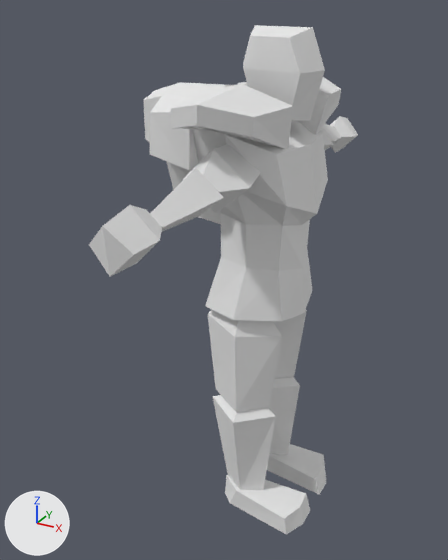
An edit to the Blender file game/models/player.blend, drawn before and after from the same camera.
Before and after are seen from a camera (50 mm lens) standing at (3.77, -8.73, 8.71) and looking at (-1.08, 0.09, 4.3). The lights are fixed; the arrows at lower left show +X, +Y and +Z.
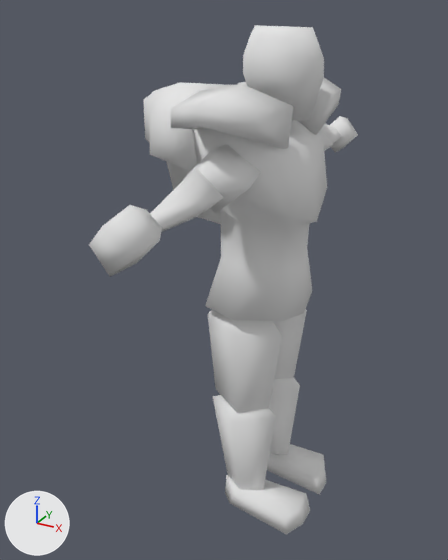
The change in detail:
me_cube is used by ob_cube; location (-0.38, 0.2, 0.0); rotation (0.0, 0.0, 1.571), in degrees (0, 0, 90); scale (0.659, 0.659, 0.659).
Verts and faces of me_cube; kept vertices keep their numbers, new ones are numbered from 308.
Before the commit, vertices of me_cube: 4 (1.36, 1.11, 9.5), 5 (1.31, -1.14, 9.21) at pixel (327, 179), 26 (1.62, 0.02, 9.57), 121 (-1.36, 1.11, 9.5), 122 (-1.31, -1.14, 9.21) at pixel (286, 206).
Before the commit, vertices of me_cube: 123 (0.0, 1.44, 9.56), 124 (0.0, -1.39, 8.71) at pixel (317, 213), 148 (-1.62, 0.02, 9.57).
me_cube had 308 vertices, 274 faces and spanned x -6.12..6.12, y -1.88..3.26, z 0.0..12.85.
me_cube now has 314 vertices, 280 faces and spans x -6.12..6.12, y -1.88..3.26, z 0.0..12.85.
Part 1, on me_cube:
Vertices 4, 5, 26, 121 to 124, 148 move by (0.0, 0.0, -0.2).
Part 2, on me_cube:
6 faces are deleted.
4 vertices in x -0.71..0.71, y -1.06..0.28, z 11.95..11.99 move by (0.0, 0.01, -0.1).
2 vertices move from x 0.0, y -1.35..0.65, z 11.97..12.05 to x 0.0, y -1.33..0.65, z 11.82..11.96.
6 vertices are added at (0.0, -1.32, 12.21), (0.0, 0.61, 12.31), (0.7, 0.29, 12.26), (0.68, -1.02, 12.22), (-0.7, 0.29, 12.26), (-0.68, -1.02, 12.22).
12 new faces join them.
me_cube part 3: 268 kept faces spanning x -6.12..6.12, y -1.88..3.26, z 0.0..12.85 are now shaded smooth.

Boxes [x1, y1, x2, y2] around the edits, measured in the pictures (448 x 560 px; the box of a moved part takes in the faces that stretch with it):
part 1 of me_cube, moved or reshaped: before [193, 129, 328, 226]; after [193, 129, 327, 226]
part 2 of me_cube, built on: before [243, 28, 325, 121]; after [243, 28, 324, 121]
part 3 of me_cube, shading changed: [90, 27, 358, 534] in both
